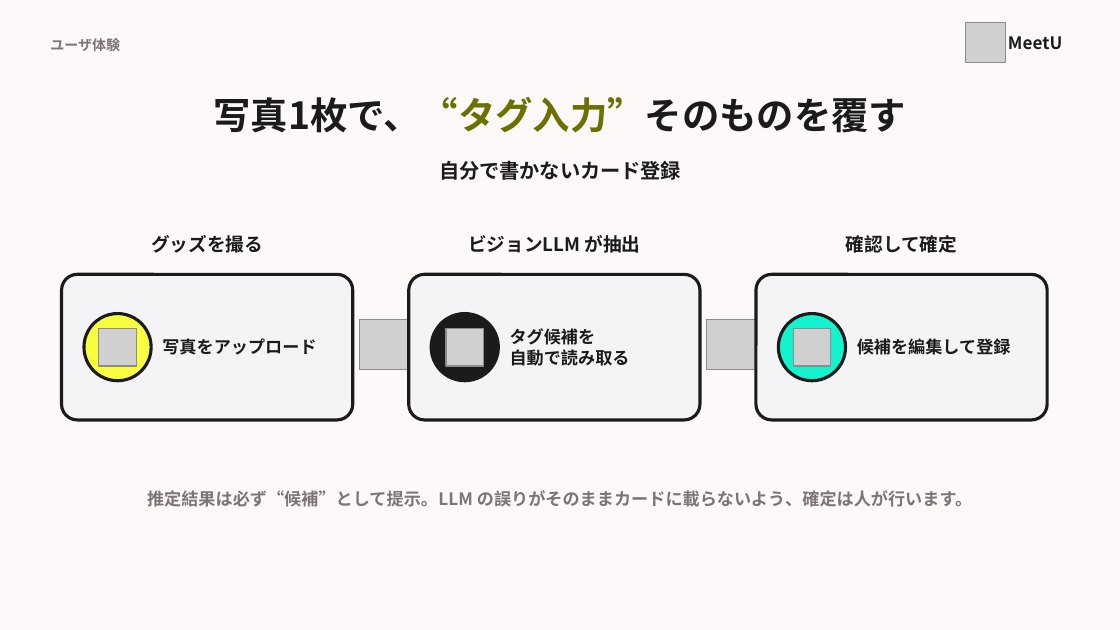
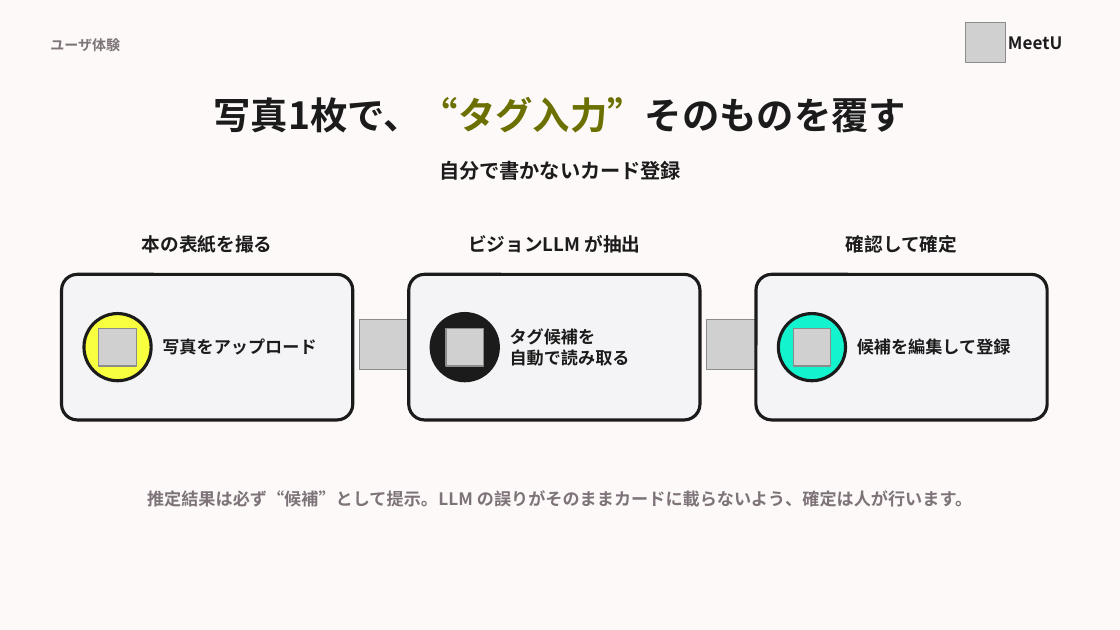
Before and after one commit to MurakamiHonami/MeetU, a slide deck: slide 9 of slide/MeetU_pitch.pptx. Drawn at 1120x630 pixels with LibreOffice and Linux fonts; fonts in the diff are those of the drawing; grey boxes stand for pictures. Boxes give left, top, right and bottom in pixels: in the first picture for what was removed or moved away, otherwise in the second. Text is boxed around its words. In the diff, an @@ line names an element or a change of style, - is before the commit and + after.

```diff
--- a/slide/MeetU_pitch.pptx
+++ b/slide/MeetU_pitch.pptx
@@ text at (x1=142, y1=235, x2=273, y2=253): text changed @@
-グッズを撮る
+本の表紙を撮る
```
Also in this commit, not shown: 13 other slides changed, 10 other files.
